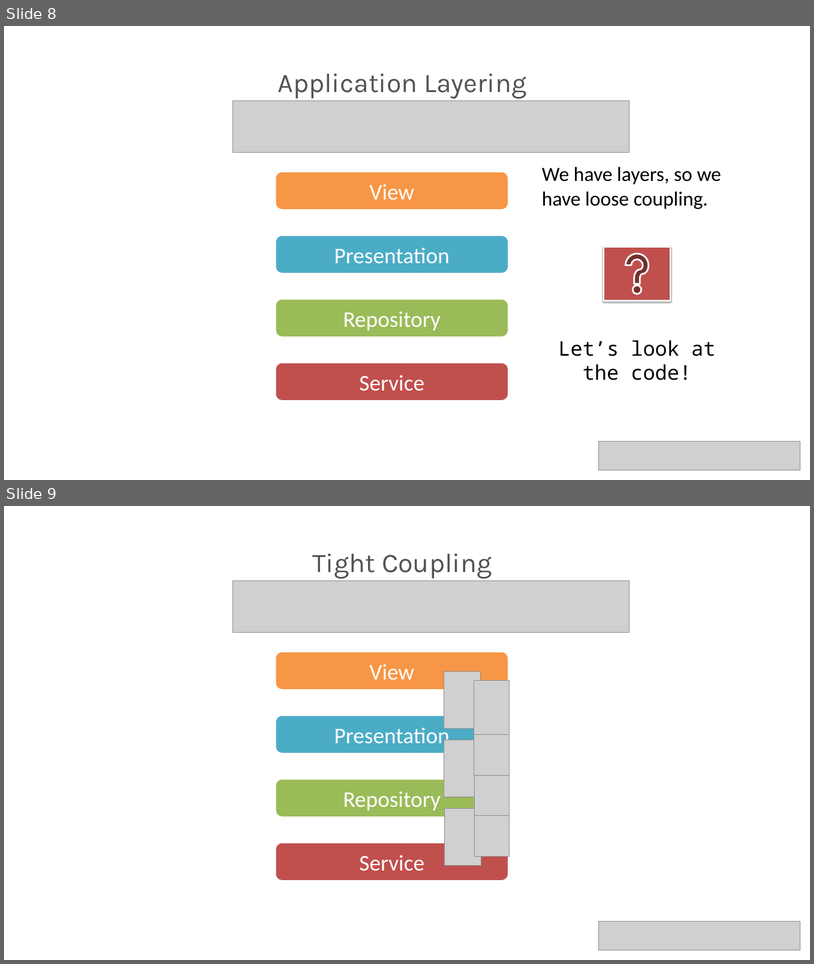
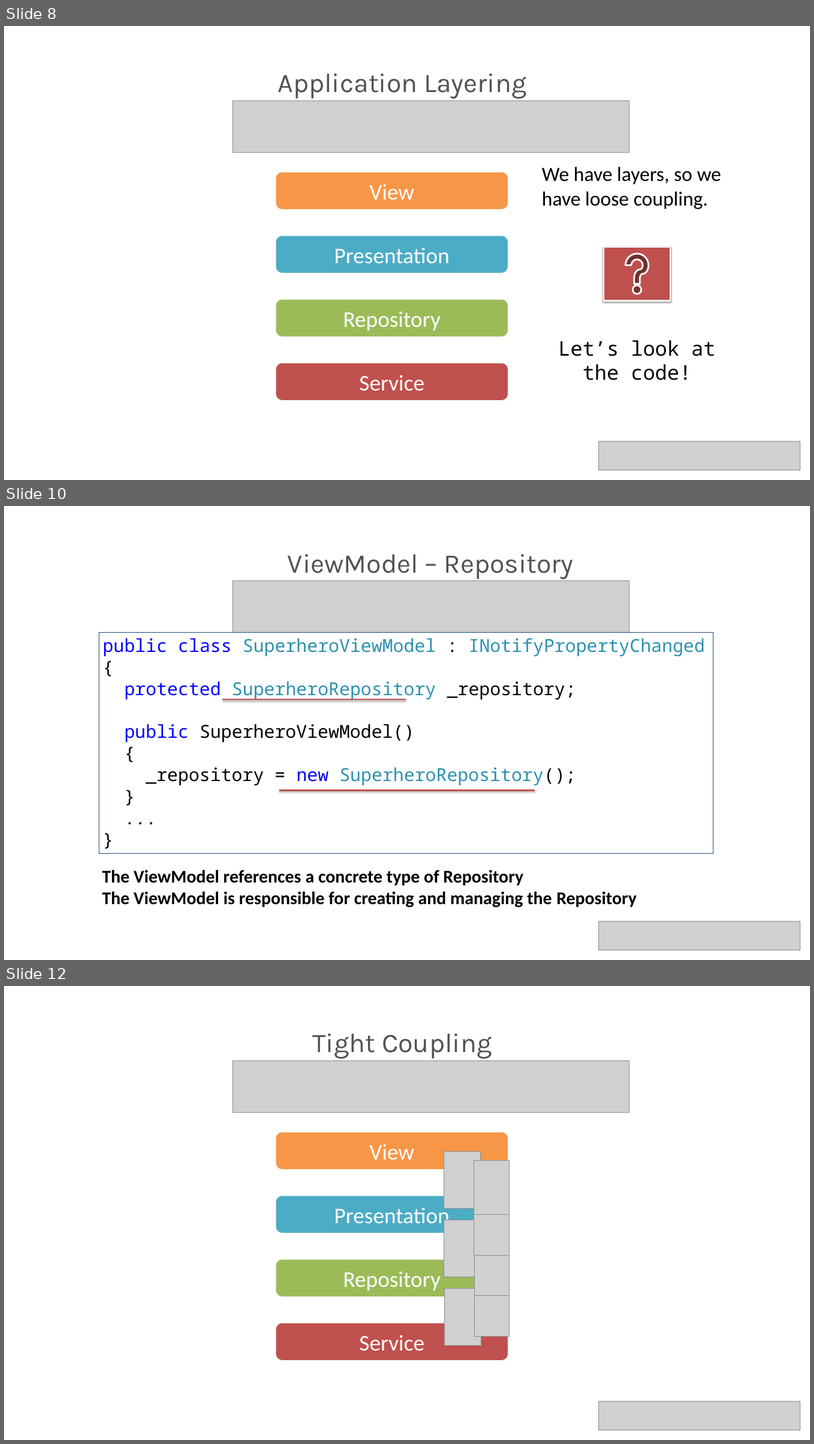
Before and after one commit to neman/DI-Course, a slide deck: DI Course.pptx. Shown one above the other, each under a label of ours: slides 8 and 9 before the commit, slides 8, 10 and 12 after it; the slides between them are not shown. The pictures are 814x964 and 814x1444 pixels, drawn with LibreOffice and Linux fonts; fonts in the diff are those of the drawing; grey boxes stand for pictures; background and template pictures are left out. Boxes give left, top, right and bottom in pixels: in the first picture for what was removed or moved away, otherwise in the second. Text is boxed around its words. In the diff, an @@ line names an element or a change of style, - is before the commit and + after.

```diff
--- a/DI Course.pptx
+++ b/DI Course.pptx
@@ slide 10 added at (x1=4, y1=506, x2=810, y2=960), background picture (left out) @@
@@ text added at (x1=288, y1=554, x2=574, y2=581), 48 pt, text #545250 @@
+ViewModel – Repository Relationship
@@ picture added at (x1=233, y1=581, x2=630, y2=633) @@
@@ rectangle added at (x1=99, y1=632, x2=714, y2=853), outline #1F497D 0.75 pt, 32 pt, text #2B91AF @@
+public class SuperheroViewModel : INotifyPropertyChanged
+{
+protected SuperheroRepository _repository;
+public SuperheroViewModel()
+{
+_repository = new SuperheroRepository();
+}
+...
+}
@@ line added from (222, 699) to (407, 699), #C0504D 3 pt @@
@@ line added from (280, 790) to (535, 790), #C0504D 3 pt @@
@@ text added at (x1=102, y1=870, x2=637, y2=907), 32 pt, text #000000, bold @@
+The ViewModel references a concrete type of Repository
+The ViewModel is responsible for creating and managing the Repository
@@ picture added at (x1=599, y1=921, x2=800, y2=949) @@
@@ what was slide 9 is now slide 12 @@
```
Also in this commit, not shown: 1 slide changed, 6 other slides added, 1 other file.
